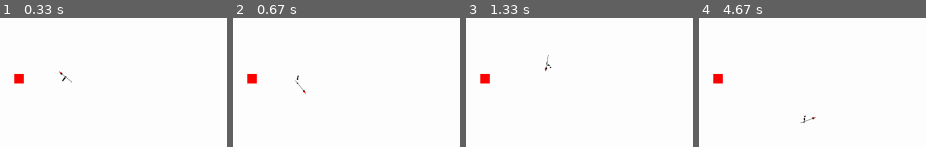
Above: before the commit, frames 1-4 (left to right).
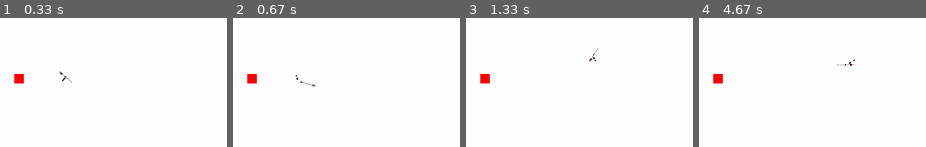
Above: after the commit, the same moments.

Repository: LeBoku/tds
Game: pygame game, started from tds/tds/tds.py
Two runs of this game, one before a commit and one after it. Both use one fixed random seed, a clock stepped at 60 frames per second and the inputs below.
Inputs (mouse positions are in pixels of both pictures, inside the frame that each line leads up to):
- Up to frame 1 (0.33 s): no input
- Up to frame 2 (0.67 s): click (outside the picture) at 0.38 s
- Up to frame 3 (1.33 s): hold D 0.67-1.13 s; click (outside the picture) at 0.75 s; hold W from 1.17 s (still down); click (536, 145) at 1.25 s
- Up to frame 4 (4.67 s): release W at 1.47 s; hold D 1.5-1.97 s; click (708, 68) at 1.58 s; hold A 2-2.53 s; click (outside the picture) at 2.08 s; hold S 2.57-2.87 s; click (outside the picture) at 2.65 s; hold A 2.9-3.3 s; click (outside the picture) at 2.98 s; hold W 3.33-3.7 s; click (outside the picture) at 3.42 s; hold D 3.73-4.37 s; click (outside the picture) at 3.82 s; hold S from 4.4 s (still down); click (outside the picture) at 4.48 s

Frame 1 is identical in both runs. In frame 2, 0.2% of the frame differs, in the area x 27-37%, y 44-59%; in frame 3, 0.2%; in frame 4, 0.3%, in the area x 44-69%, y 31-82%.

Commit message:
start attack based on Movement

Diff:
--- a/tds/tds/base/moveSetController.py
+++ b/tds/tds/base/moveSetController.py
@@ -21,6 +21,14 @@
 
 		return offset
 
+	def AreAnyMovesActive(self, *moves):
+		for move in moves:
+			if move in self.moves:
+				if self.moves[move].isActive:
+					return True
+		else:
+			return False
+
 	def getMove(self, name):
 		return self.moves[name]
 
--- a/tds/tds/mapEntity/player/playerController.py
+++ b/tds/tds/mapEntity/player/playerController.py
@@ -11,6 +11,7 @@
 from store import images
 from store import moveSets
 from store import collisionPoints
+from enum import Enum
 
 class PlayerController(CharacterController):
 	def __init__(self, map):
@@ -43,31 +44,60 @@
 				print(isColliding)
 
 	def updateMovement(self):
+		movement = self.getMovementVector()
+
+		if movement.length():
+			self.startMoveAnimation()
+
+			movement.scale_to_length(self.speed)
+			oldCord = Vector2(self.coord)
+			self.coord += movement
+
+			if self.isCollidingWithSomething():
+				self.coord = oldCord
+		else:
+			self.stopMoveAnimation()
+
+	def getMovementVector(self):
 		pressedKeys = self.eventHandler.orderKeysByLoopsDown(self.movementKeys.keys())
+		forwardMovement = Vector2(0, 0)
 
-		if len(pressedKeys) > 0 and not self.isAttacking:
-			forwardMovement = Vector2(0,0)
-			self.startMoveAnimation()
+		if len(pressedKeys) > 0:
 			movement = {"x":0,"y":0}
 			for key in reversed(pressedKeys):
 				movement[self.movementKeys[key][0]] = self.movementKeys[key][1]
 
 			forwardMovement = Vector2(movement["x"], movement["y"])
 
-			if forwardMovement.length() > 0:
-				forwardMovement.scale_to_length(self.speed)
-				oldCord = Vector2(self.coord)
-				self.coord += forwardMovement
+		return forwardMovement
 
-				if self.isCollidingWithSomething():
-					self.coord = oldCord
+	def getAttack(self):
+		movement = self.getMovementVector()
+		if movement.length() == 0:
+			movement = Vector2(0, -1)
+		angle = (movement.angle_to(Vector2(0,-1)) + 360) % 360
+
+		if 45 < angle < 135:
+			attack = Attacks.right
+
+		elif 225 < angle < 315:
+			attack = Attacks.left
+
 		else:
-			self.stopMoveAnimation()
+			attack = Attacks.forward
+
+		return attack
+
+	def getActiveAttackMove(self):
+		for attack in Attacks:
+			move = self.moveSetController.getMove(attack)
+			if (move.isActive):
+				return move
 
 	def startMoveAnimation(self):
 		move = self.moveSetController.getMove("move")
 		if not move.isActive:
-			move.start()
+			pass #move.start()
 
 	def stopMoveAnimation(self):
 		move = self.moveSetController.getMove("move")
@@ -87,13 +117,15 @@
 
 		@EventListener(pygame.locals.MOUSEBUTTONDOWN, button=1)
 		def startAttack(event):
-			move = self.moveSetController.getMove("attack_forward")
-			if not move.isActive:
+			activeMove = self.getActiveAttackMove()
+			if activeMove is None:
+				move = self.moveSetController.getMove(self.getAttack())
 				move.start()
 				move.listenForMilestone(moveSets.milestones.Attack.woundUp, lambda: self.lockMovement())
 				move.listenForMilestone(moveSets.milestones.Attack.attacked, lambda: self.unLockMovement())
 
-			elif move.framesLeft < quequeWindow:
+			elif activeMove.framesLeft < quequeWindow:
+				move = self.moveSetController.getMove(self.getAttack())
 				move.listenForEnd(lambda: move.start())
 
 	def setUpSubEntities(self):
@@ -104,8 +136,9 @@
 
 		self.coord = Vector2(500, 400)
 
-		self.moveSetController.registerMove("attack_forward", moveSets.spear.forwardAttack())
-		self.moveSetController.registerMove("attack_forward", moveSets.spear.rightAttack())
+		self.moveSetController.registerMove(Attacks.forward, moveSets.spear.forwardAttack())
+		self.moveSetController.registerMove(Attacks.right, moveSets.spear.rightAttack())
+		self.moveSetController.registerMove(Attacks.left, moveSets.spear.leftAttack())
 		self.moveSetController.registerMove("move", moveSets.character.move())
 
 		self.createSubEntity("leftHand", images.character.hand(), Vector2(-5, 0))
@@ -113,3 +146,8 @@
 
 		self.weapon = self.createSubEntity("weapon", images.weapons.spear(), parent=rightHand)
 		self.weapon.collisionPoints = collisionPoints.weapons.spear()
+
+class Attacks(Enum):
+	left = 0
+	forward = 1
+	right= 2
